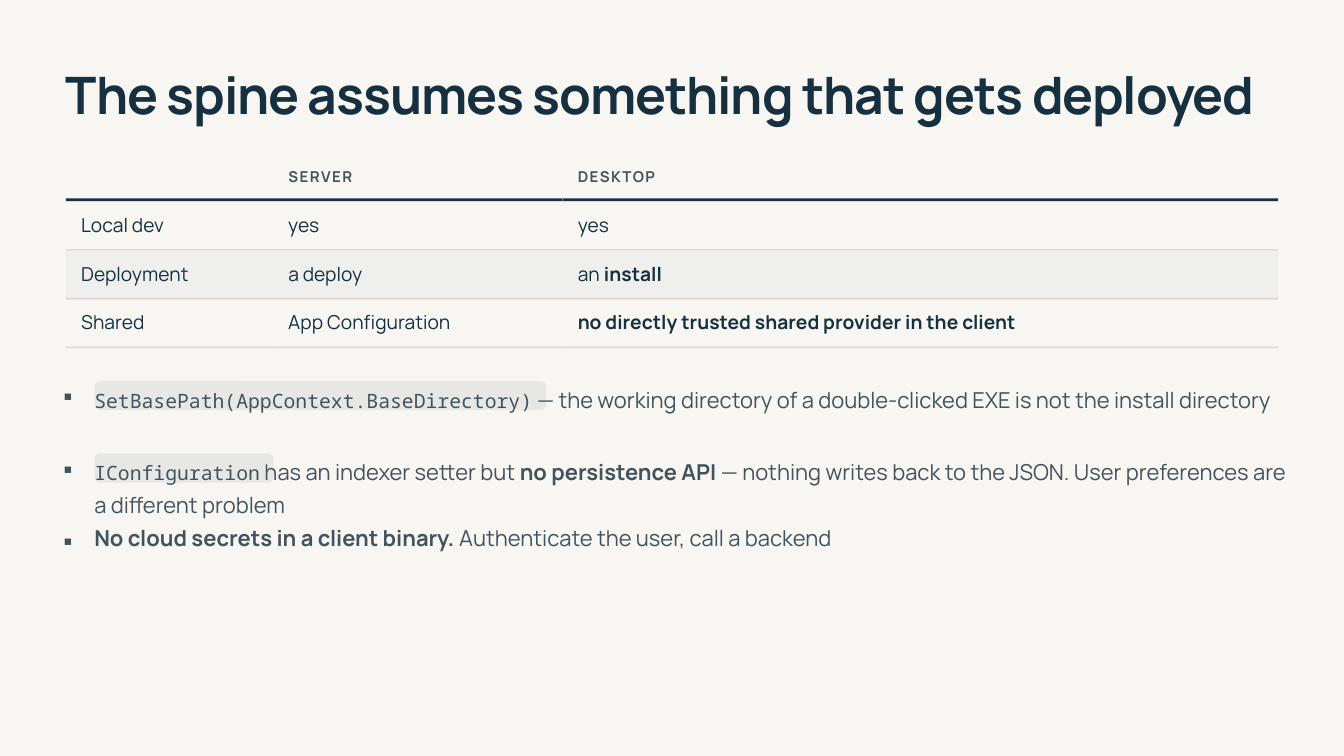
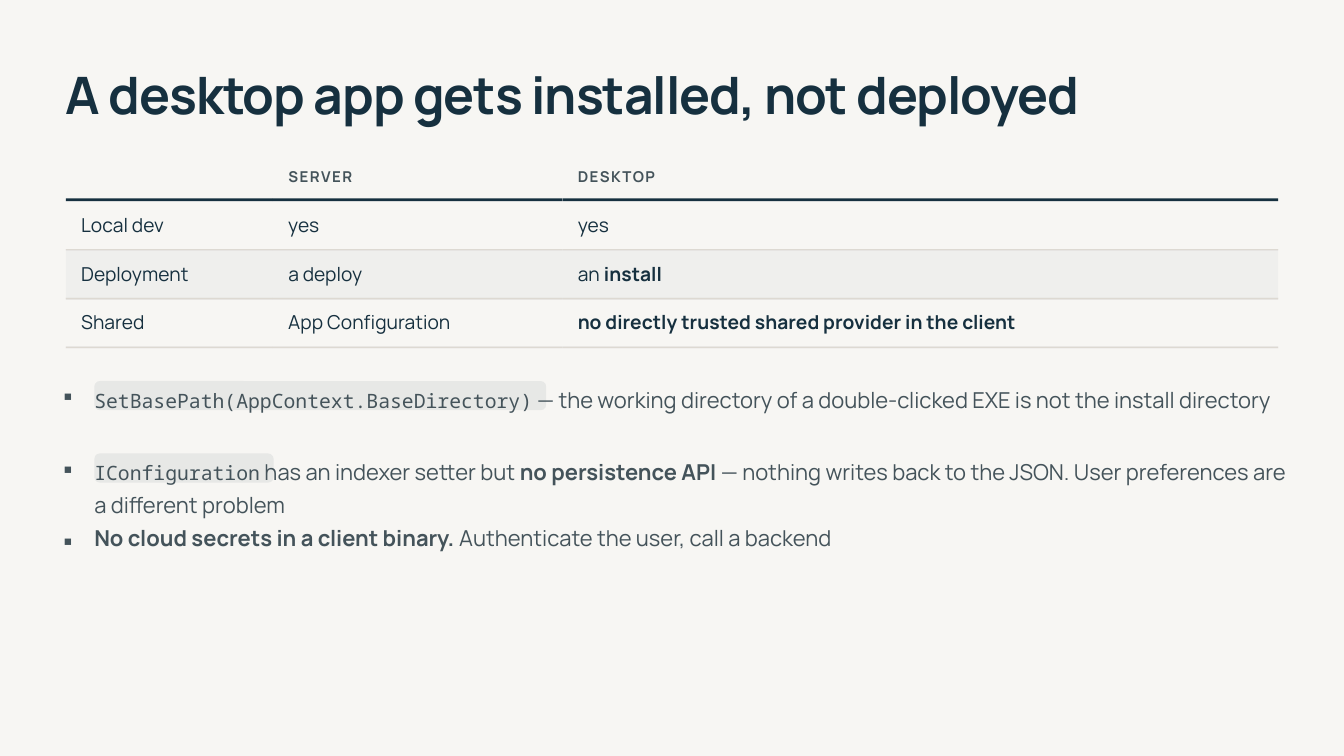
Before and after one commit to 1kevgriff/modern-dotnet-configuration, a slide deck: slide 57 of slides/modern-dotnet-configuration.pptx. Drawn at 1344x756 pixels with LibreOffice and Linux fonts; fonts in the diff are those of the drawing. Boxes give left, top, right and bottom in pixels: in the first picture for what was removed or moved away, otherwise in the second. Text is boxed around its words. In the diff, an @@ line names an element or a change of style, - is before the commit and + after.

```diff
--- a/slides/modern-dotnet-configuration.pptx
+++ b/slides/modern-dotnet-configuration.pptx
@@ text at [66,76,1080,127]: text changed @@
-The spine assumes something that gets deployed
+A desktop app gets installed, not deployed
```
Also in this commit, not shown: 9 other slides changed, 3 slides added, 3 slides removed, 5 other files.
